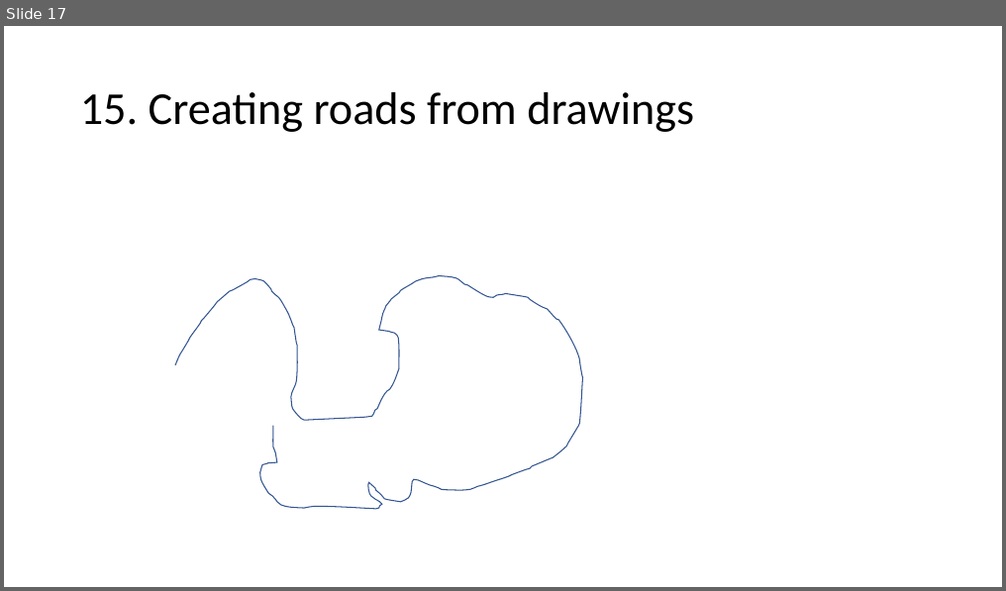
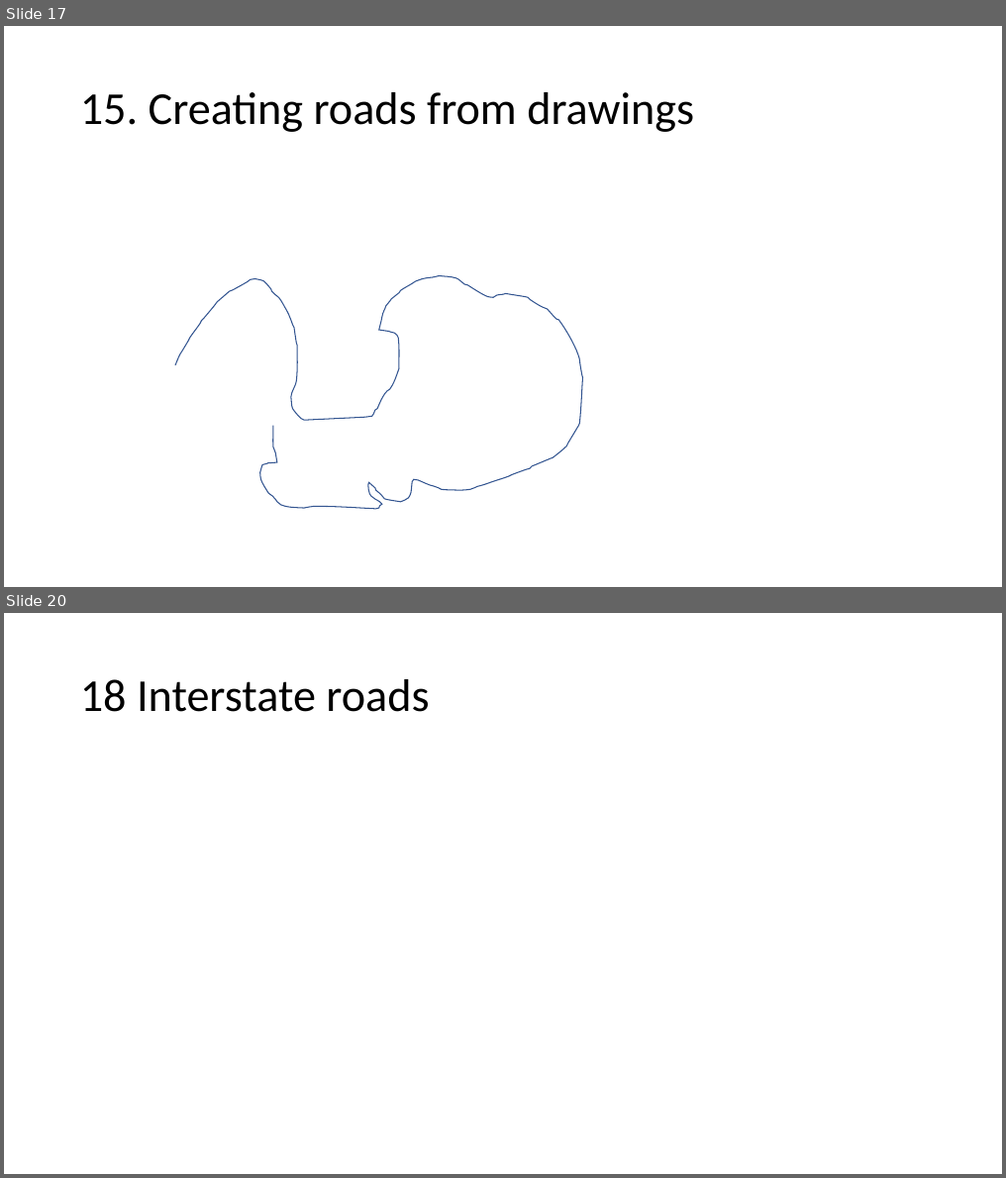
Before and after one commit to AugmentedDesignLab/junction-art, a slide deck: plan/challenges.pptx. Shown one above the other, each under a label of ours: slide 17 before the commit, slides 17 and 20 after it; the slides between them are not shown. The pictures are 1006x591 and 1006x1178 pixels, drawn with LibreOffice and Linux fonts; fonts in the diff are those of the drawing. Boxes give left, top, right and bottom in pixels: in the first picture for what was removed or moved away, otherwise in the second. Text is boxed around its words. In the diff, an @@ line names an element or a change of style, - is before the commit and + after.

```diff
--- a/plan/challenges.pptx
+++ b/plan/challenges.pptx
@@ slide 20 added at (4, 613, 1002, 1174), background #FFFFFF @@
@@ title added at (80, 679, 429, 712), 44 pt, text #000000 @@
+18 Interstate roads
```
Also in this commit, not shown: 2 other slides added, 11 other files.
